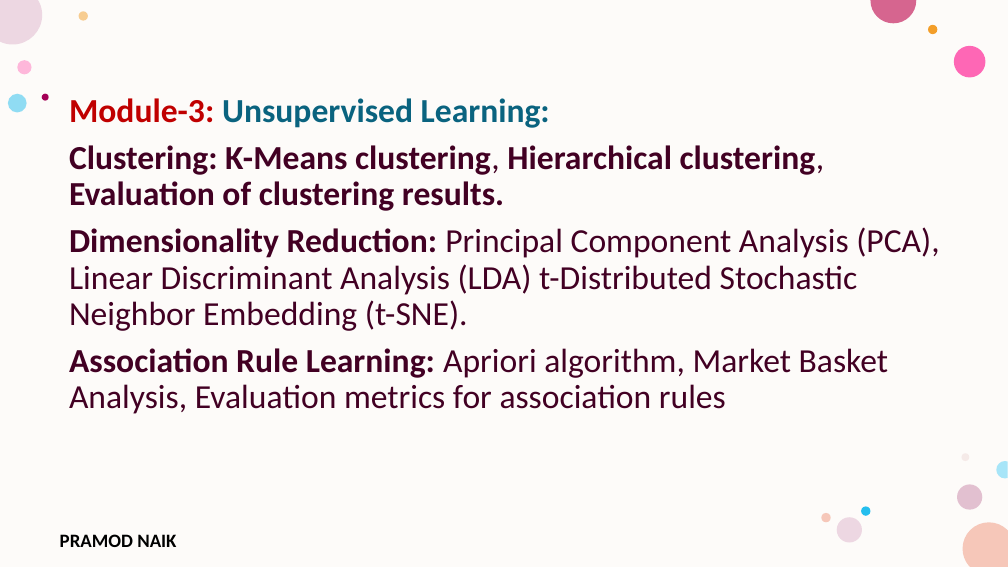
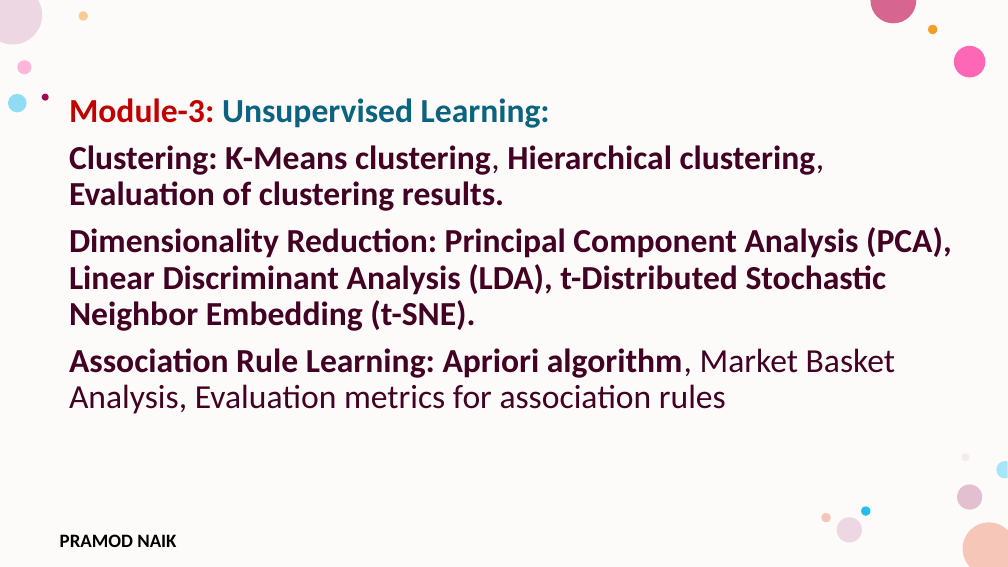
Before and after one commit to PRAMODNAIK-DEV/MCA-2nd-Sem-ML-Data-Analytics-Shridevi-College, a slide deck: slide 92 of Theory Class-Notes/Unit-3 Unsupervised Learning.pptx (slide 58 before the commit). Drawn at 1008x567 pixels with LibreOffice and Linux fonts; fonts in the diff are those of the drawing; background and template pictures are left out. Boxes give left, top, right and bottom in pixels: in the first picture for what was removed or moved away, otherwise in the second. Text is boxed around its words. In the diff, an @@ line names an element or a change of style, - is before the commit and + after.

```diff
--- a/Theory Class-Notes/Unit-3 Unsupervised Learning.pptx
+++ b/Theory Class-Notes/Unit-3 Unsupervised Learning.pptx
@@ text at (69, 227, 952, 331): text changed; bold on @@
-Dimensionality Reduction: Principal Component Analysis (PCA), Linear Discriminant Analysis (LDA) t-Distributed Stochastic Neighbor Embedding (t-SNE).
+Dimensionality Reduction: Principal Component Analysis (PCA), Linear Discriminant Analysis (LDA), t-Distributed Stochastic Neighbor Embedding (t-SNE).
@@ text at (69, 348, 896, 414): bold on in "Apriori algorithm," @@
```
Also in this commit, not shown: 1 other slide changed, 34 slides added, 3 slides removed, 2 other files.
